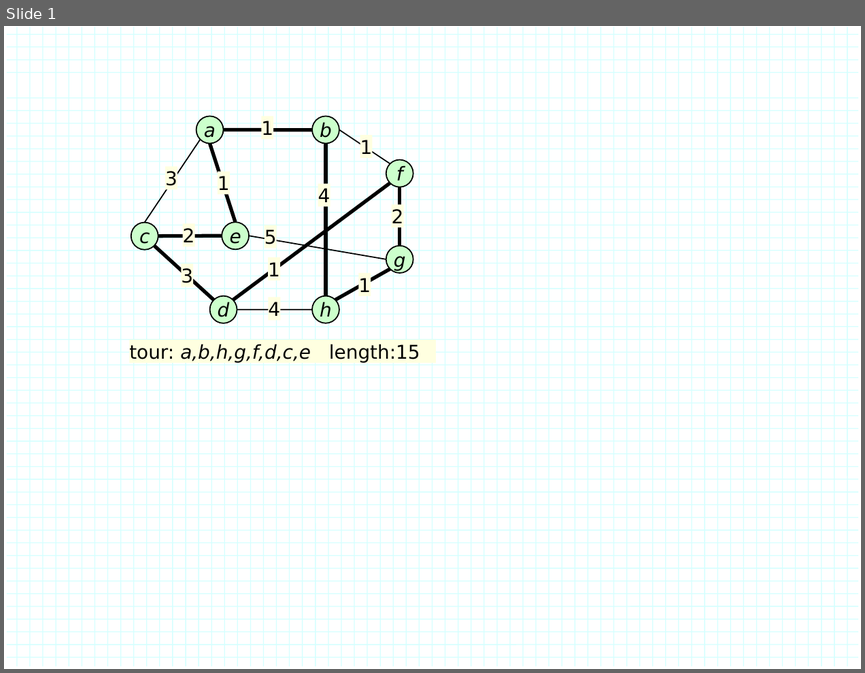
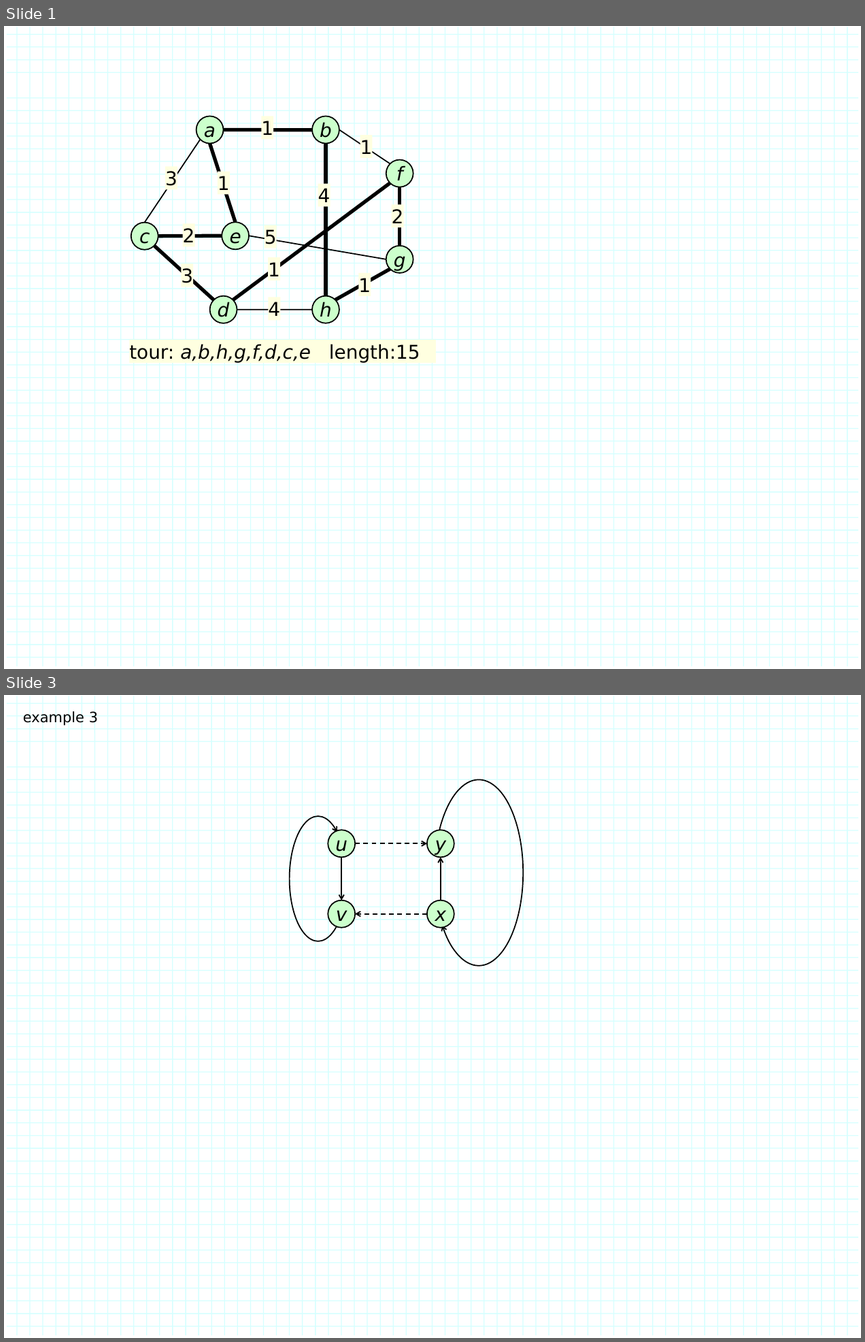
Before and after one commit to jonturner53/gads, a slide deck: approxAlgorithms/tsp/figs.pptx. Shown one above the other, each under a label of ours: slide 1 before the commit, slides 1 and 3 after it; the slides between them are not shown. The pictures are 865x673 and 865x1342 pixels, drawn with LibreOffice and Linux fonts; fonts in the diff are those of the drawing. Boxes give left, top, right and bottom in pixels: in the first picture for what was removed or moved away, otherwise in the second. Text is boxed around its words. In the diff, an @@ line names an element or a change of style, - is before the commit and + after.

```diff
--- a/approxAlgorithms/tsp/figs.pptx
+++ b/approxAlgorithms/tsp/figs.pptx
@@ slide 3 added at (x1=4, y1=695, x2=861, y2=1338), background #FFFFFF; not listed: 114 template elements that a slide beside it also shows @@
@@ text added at (x1=23, y1=711, x2=98, y2=726), 12 pt, text #000000 @@
+example 3
@@ rectangle added at (x1=305, y1=768, x2=305, y2=791), fill #FFFFE0 @@
@@ group added at (x1=290, y1=780, x2=522, y2=966): 4 arrows, 4 ellipses, 2 arc (boxed as its full ellipse)s @@
+v
+u
+x
+y
```
Also in this commit, not shown: 1 slide changed, 3 other slides added, 4 slides removed, 1 other file.
